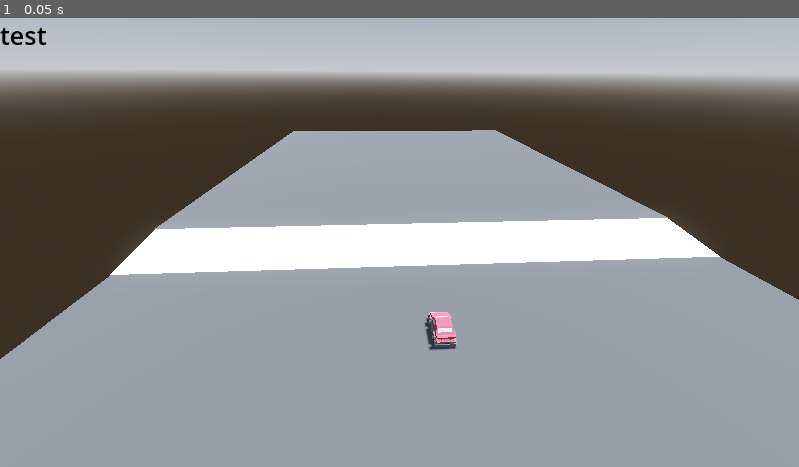
Above: before the commit, frame 1.
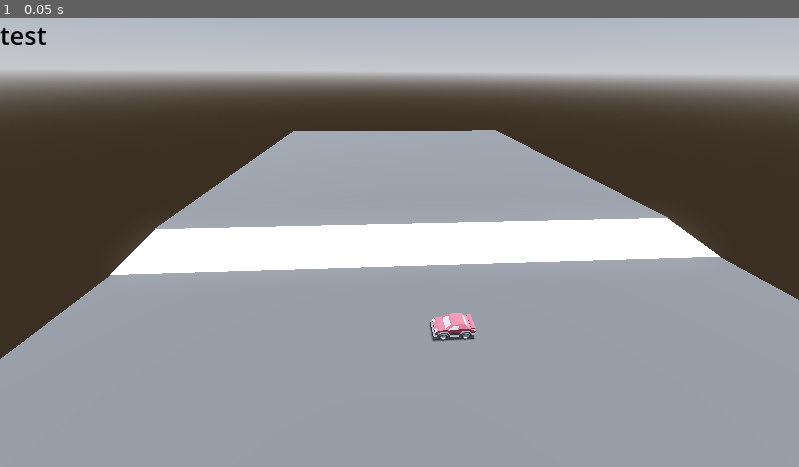
Above: after the commit, the same moment.

Repository: Giuseppe-code/RoboticSystemShuttle
Game: Godot game, scene res://cars/TestWorld.tscn
Same seed, same stepped clock (60 frames per second), same inputs: the game is played once before the commit and once after it.
Inputs:
- Up to frame 1 (0.05 s): no input

The runs differ from the first frame. In frame 1, 0.4% of the frame differs, in the area x 53-60%, y 65-74%.

Commit message:
fix: flying car

Diff:
--- a/ackermann/cars/DemoCar.tscn
+++ b/ackermann/cars/DemoCar.tscn
@@ -10,18 +10,18 @@
 height = 1.30062
 radius = 0.29888
 
-[node name="DemoCar" instance=ExtResource("1")]
-transform = Transform3D(1, 0, 0, 0, 1, 0, 0, 0, 1, 0, 0, -0.629192)
+[node name="DemoCar" unique_id=584719634 instance=ExtResource("1")]
+collision_layer = 2
 script = ExtResource("2_j2411")
 
-[node name="CollisionBody" type="CollisionShape3D" parent="." index="1"]
+[node name="CollisionBody" type="CollisionShape3D" parent="." index="1" unique_id=796845825]
 transform = Transform3D(1, 0, 0, 0, 1, 0, 0, 0, 1, 0, 0.66268, 0)
 shape = SubResource("1")
 
-[node name="CollisionWheelsFront" type="CollisionShape3D" parent="." index="2"]
+[node name="CollisionWheelsFront" type="CollisionShape3D" parent="." index="2" unique_id=600204390]
 transform = Transform3D(-1.62921e-07, -1, 0, 1, -1.62921e-07, 0, 0, 0, 1, 0, 0.299966, -0.66126)
 shape = SubResource("2")
 
-[node name="CollisionWheelsRear" type="CollisionShape3D" parent="." index="3"]
+[node name="CollisionWheelsRear" type="CollisionShape3D" parent="." index="3" unique_id=719265188]
 transform = Transform3D(-1.62921e-07, -1, 0, 1, -1.62921e-07, 0, 0, 0, 1, 0, 0.299966, 0.662488)
 shape = SubResource("2")
--- a/ackermann/cars/TestWorld.tscn
+++ b/ackermann/cars/TestWorld.tscn
@@ -46,6 +46,7 @@
 [node name="Ground" type="StaticBody3D" parent="." unique_id=506926078]
 
 [node name="MeshInstance3D" type="MeshInstance3D" parent="Ground" unique_id=108174235]
+rotation_order = 3
 mesh = SubResource("2")
 
 [node name="CollisionShape3D" type="CollisionShape3D" parent="Ground" unique_id=1581362793]
@@ -60,7 +61,6 @@
 shadow_enabled = true
 
 [node name="DemoCar" parent="." unique_id=1011192078 instance=ExtResource("1")]
-transform = Transform3D(1.1924881e-08, 0, -1, 0, 1, 0, 1, 0, 1.1924881e-08, 0, 0, -0.629192)
 
 [node name="Pose" type="Label" parent="." unique_id=178613827]
 offset_right = 820.0
--- a/ackermann/cars/demo_car.gd
+++ b/ackermann/cars/demo_car.gd
@@ -22,22 +22,26 @@
 	DDS.subscribe("CargoPhase")
 
 func _physics_process(_delta: float) -> void:
+
 	if not pose_received:
 		return
 
 	var probe_position := Vector3(global_position.x, 0.0, global_position.z)
-	var forward := Vector3(-sin(heading), 0.0, -cos(heading))
+	var forward := Vector3(-sin(heading), 0.0, -cos(heading)) #direction XZ
 	var terrain_height = _surface_height(probe_position)
+
 	var ahead_height = _surface_height(probe_position + forward * terrain_probe_distance)
 
 	if terrain_height == null:
 		return
 
+	#with the mesh terrain_height start at 1.27, we use terrain_reference_height for eliminate the offset
 	if terrain_reference_height == null:
 		terrain_reference_height = terrain_height
 
 	measured_surface_height = terrain_height
 	var relative_height: float = terrain_height - terrain_reference_height
+	print("relative_height: ", relative_height)
 	var terrain_slope := 0.0
 	if ahead_height != null:
 		terrain_slope = atan2(ahead_height - terrain_height, terrain_probe_distance)
@@ -47,7 +51,7 @@
 	DDS.publish("TerrainSurfaceY", DDS.DDS_TYPE_FLOAT, terrain_height)
 
 func _process(delta: float) -> void:
-	#print(theRobot.global_position.x, " ", -theRobot.global_position.z, " ", theRobot.global_rotation.y)
+	#print(self.global_position.x, " ", self.global_position.z, " ", self.global_rotation.y)
 	DDS.publish("tick", DDS.DDS_TYPE_FLOAT, delta)
 
 	var x = DDS.read("X")
@@ -83,6 +87,7 @@
 			[x, y, height, surface_y, rad_to_deg(theta), rad_to_deg(incline), payload, cargo_label]
 		DDS.publish("VehicleY", DDS.DDS_TYPE_FLOAT, global_position.y)
 
+#raycast
 func _surface_height(horizontal_position: Vector3):
 	var query := PhysicsRayQueryParameters3D.create(
 		horizontal_position + Vector3.UP * terrain_probe_height,
Not shown: 1 places in ackermann/cars/DemoCar.tscn that only renumber resources
Not shown, changed: lib/system/cart.py
